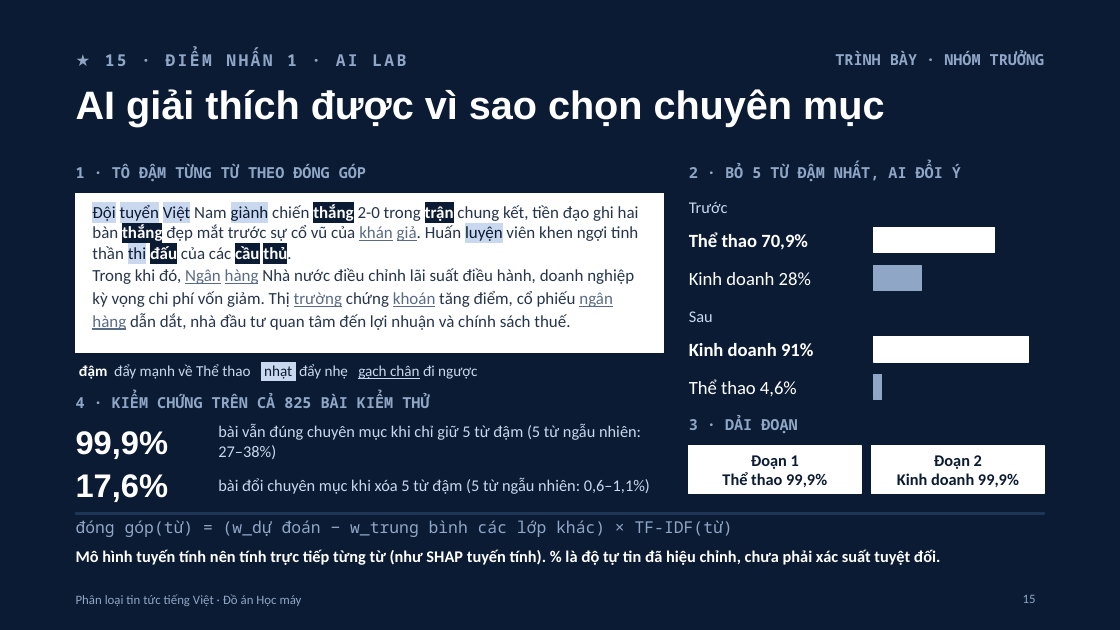
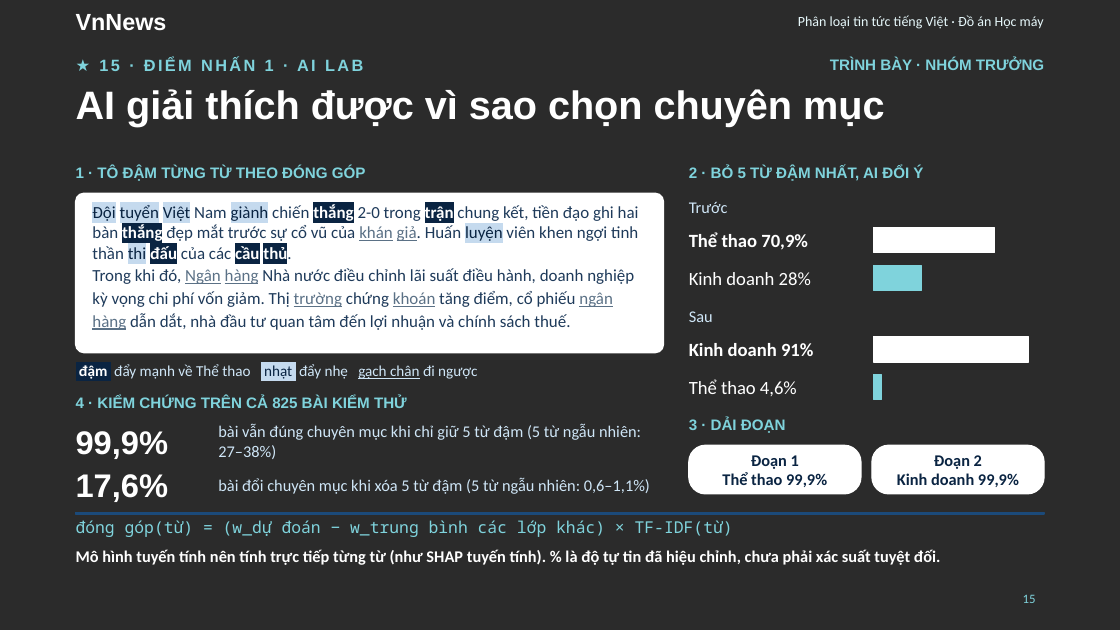
Before and after one commit to PhucHoang3010/Vietnamese-News-Classification, a slide deck: slide 15 of trinh-bay/VnNews-Slide-Do-An-Nhom.pptx. Drawn at 1120x630 pixels with LibreOffice and Linux fonts; fonts in the diff are those of the drawing; background and template pictures are left out; a plain dark background stands for a picture behind light text. Boxes give left, top, right and bottom in pixels: in the first picture for what was removed or moved away, otherwise in the second. Text is boxed around its words. In the diff, an @@ line names an element or a change of style, - is before the commit and + after.

```diff
--- a/trinh-bay/VnNews-Slide-Do-An-Nhom.pptx
+++ b/trinh-bay/VnNews-Slide-Do-An-Nhom.pptx
@@ background #0B1B33 to picture (left out) @@
@@ text added at [76,14,167,31], 20 pt, text #FFFFFF, bold @@
+VnNews
@@ text "Phân loại tin tức tiếng ...": place and size @@
-text "Phân loại tin tức tiếng ..." at [76,594,302,606]
+text "Phân loại tin tức tiếng ..." at [798,15,1044,29]
@@ text "Phân loại tin tức tiếng ..." at [798,15,1044,29]: size 11 to 12 pt, text colour #8FA6C6 to #E6F7FA; alignment left to right @@
@@ font Noto Sans Mono to Arial, text colour #8FA6C6 to #7FD3DC in 6 elements at [76,166,366,181], [76,396,407,408], [689,166,923,181], [689,418,786,433], [99,57,363,71], [830,58,1044,70] @@
@@ text "Đội tuyển Việt Nam giành ..." at [92,204,639,330]: text colour #0B1B33 to #0A2442, highlight #C9D8EE to #C5DAEE in "Đội tuyển Việt giành luyện thi"; text colour #26354D to #1E3A5A in "Nam chiến 2-0 trong chung kết, tiền ..."; text colour #5A6B85 to #5B7186 in "khán giả. Ngân hàng trường khoán ngân ..."; highlight #0B1B33 to #0A2442 in "thắng trận thắng đấu cầu thủ." @@
@@ rectangle at [874,266,922,291]: fill #8FA6C6 to #7FD3DC; outline #8FA6C6 1 pt to #7FD3DC 1 pt @@
@@ text colour #C9D8EE to #CFE6F7 in 4 elements at [218,424,641,459], [218,478,650,494], [689,202,728,213], [689,311,713,322] @@
@@ text "đậm đẩy mạnh về Thể ..." at [79,364,477,379]: text colour #C9D8EE to #CFE6F7 in "đẩy mạnh về Thể thao đẩy nhẹ ..."; text colour #0B1B33 to #0A2442, highlight #C9D8EE to #C5DAEE in "nhạt"; highlight #0B1B33 to #0A2442 in "đậm" @@
@@ rectangle at [874,375,881,400]: fill #8FA6C6 to #7FD3DC; outline #8FA6C6 1 pt to #7FD3DC 1 pt @@
@@ text "Đoạn 1" at [722,455,827,487]: text colour #0B1B33 to #0A2442 @@
@@ text "Đoạn 2" at [897,455,1019,487]: text colour #0B1B33 to #0A2442 @@
@@ rectangle to rounded rectangle in 3 elements at [76,193,664,353], [689,445,861,494], [872,445,1044,494] @@
@@ text "đóng góp(từ) = (w_dự đoán ..." at [76,520,733,537]: text colour #8FA6C6 to #7FD3DC @@
@@ rectangle at [76,513,1044,514]: fill #1F3556 to #1B4A7A; outline #1F3556 1 pt to #1B4A7A 1 pt @@
@@ page number at [1023,594,1036,603]: text colour #8FA6C6 to #7FD3DC @@
```
Also in this commit, not shown: 17 other slides changed, 5 other files.
